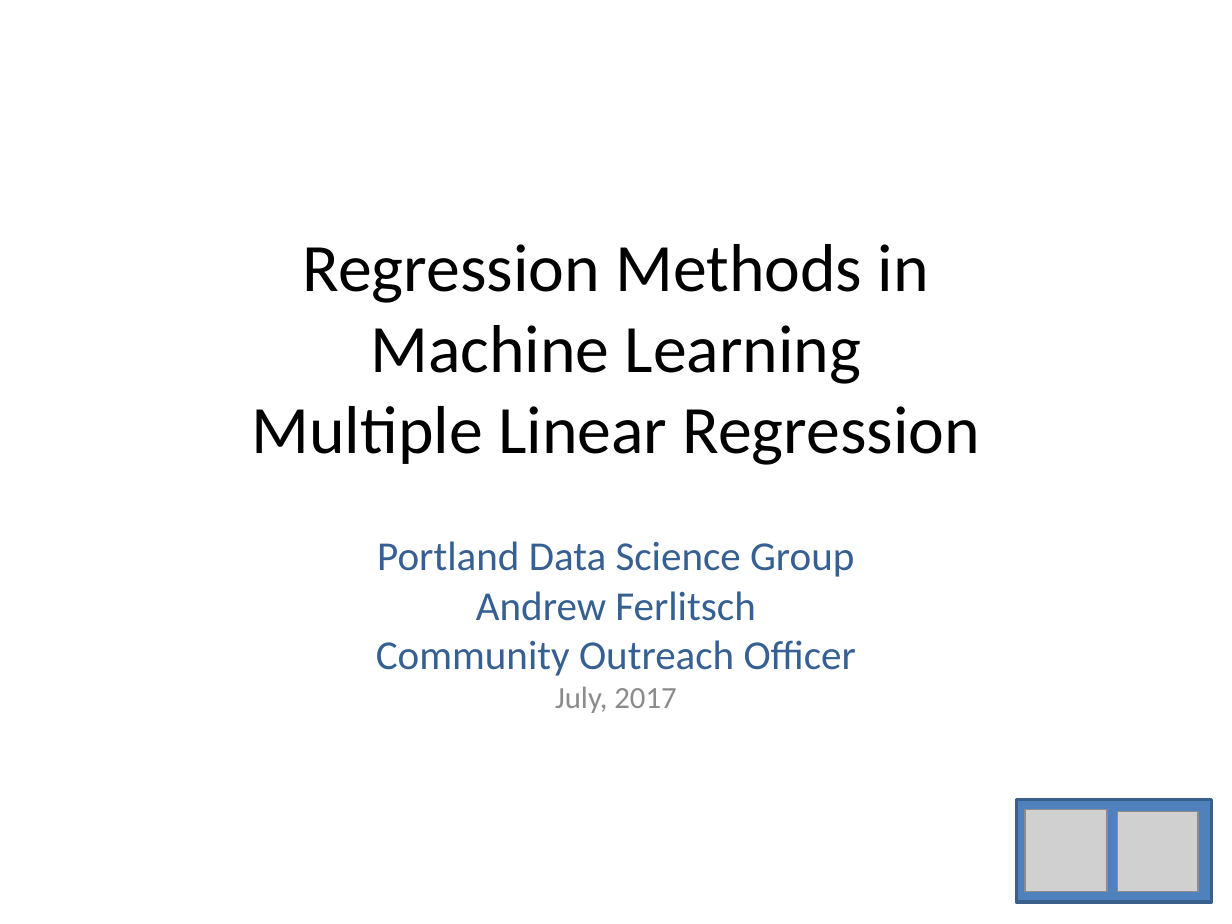
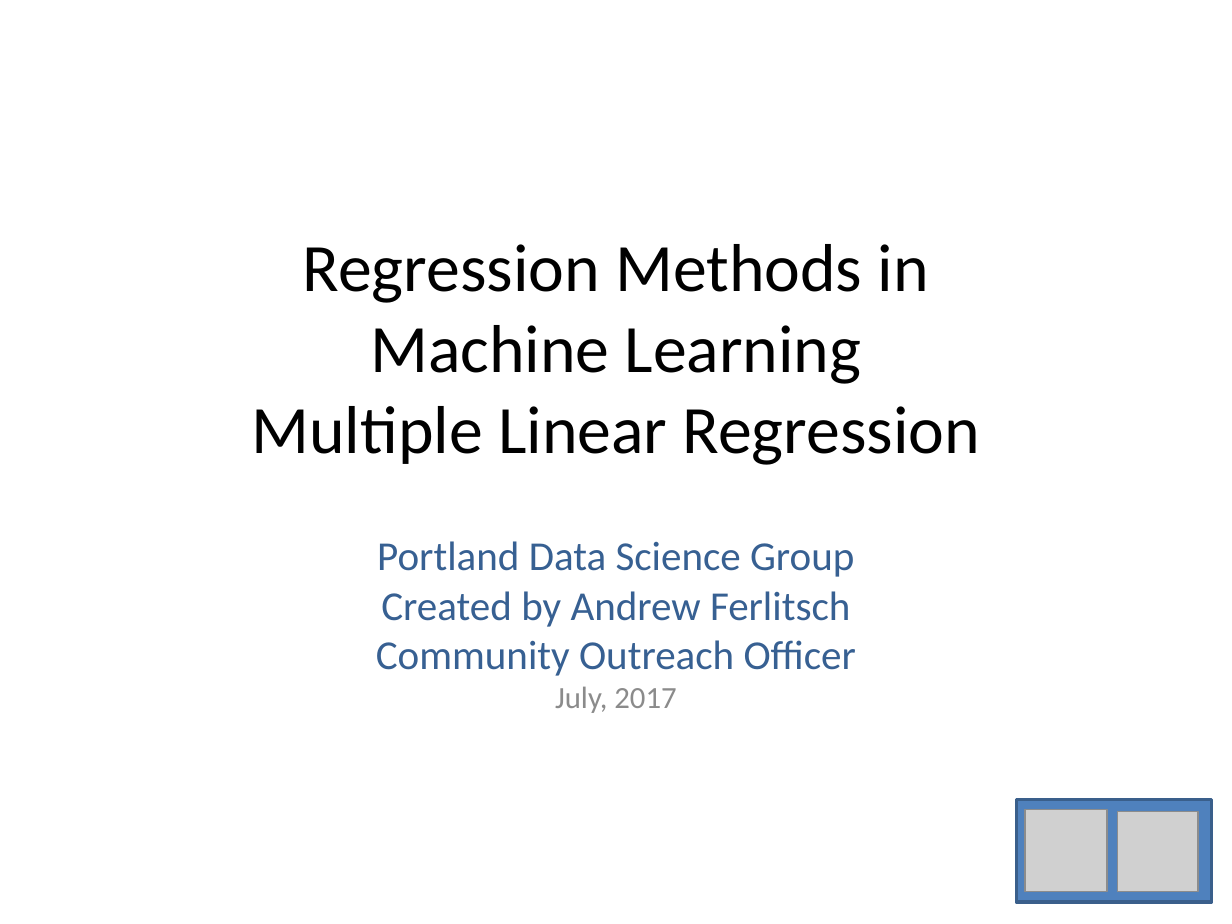
Before and after one commit to andrewferlitsch/Portland-Data-Science-Group, a slide deck: slide 1 of Presentations/ML Multiple Linear Regression.pptx. Drawn at 1232x924 pixels with LibreOffice and Linux fonts; fonts in the diff are those of the drawing; grey boxes stand for pictures. Boxes give left, top, right and bottom in pixels: in the first picture for what was removed or moved away, otherwise in the second. Text is boxed around its words. In the diff, an @@ line names an element or a change of style, - is before the commit and + after.

Commit message:
ensemble methods

```diff
--- a/Presentations/ML Multiple Linear Regression.pptx
+++ b/Presentations/ML Multiple Linear Regression.pptx
@@ subtitle at <box>376,541,856,713</box>: text changed @@
-Portland Data Science Group
-Andrew Ferlitsch
-Community Outreach Officer
-July, 2017
+Portland Data Science Group
+Created by Andrew Ferlitsch
+Community Outreach Officer
+July, 2017
```
Also in this commit, not shown: 1 other file.
